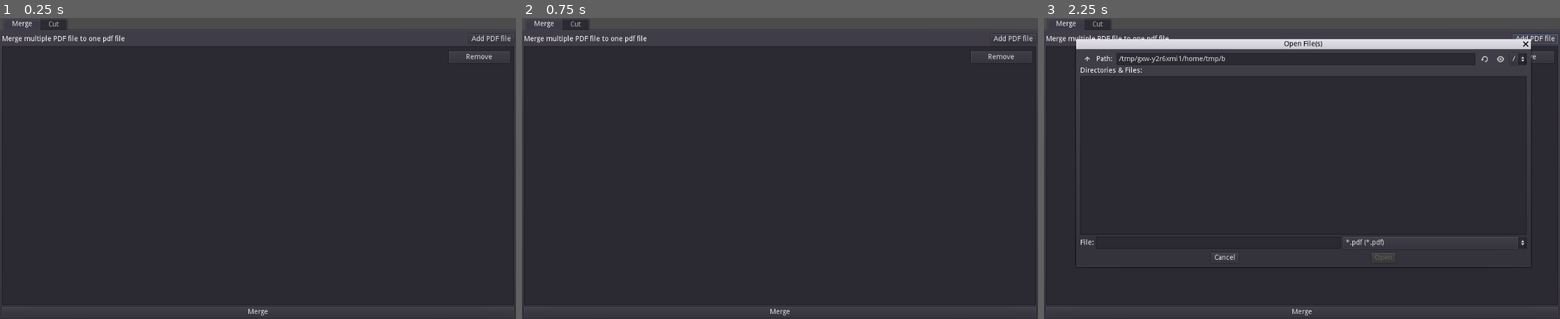
Above: before the commit, frames 1-3 (left to right).
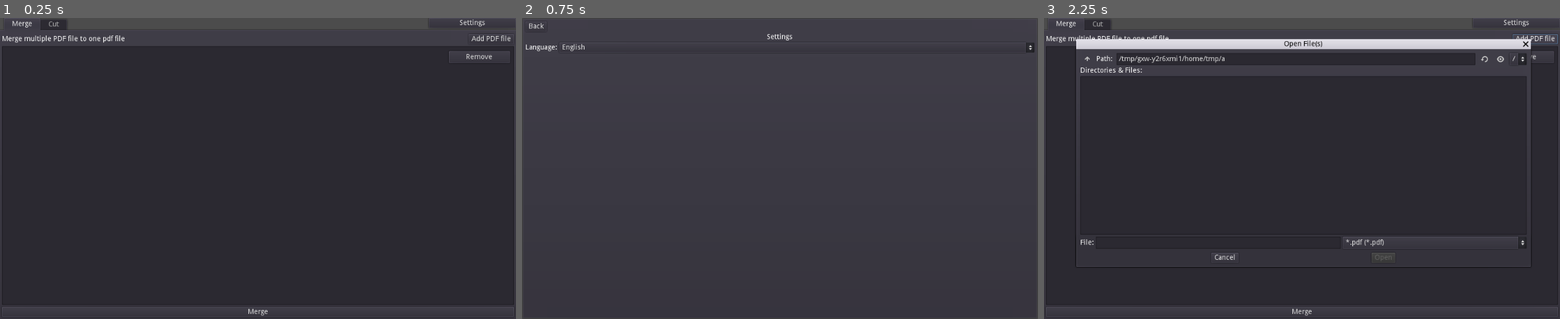
Above: after the commit, the same moments.

Repository: swip3798/OPT
Game: Godot game, scene res://screens/MainScreen.tscn
Two runs of this game, one before a commit and one after it. Both use one fixed random seed, a clock stepped at 60 frames per second and the inputs below. The engine's default icon, where the game draws it, is replaced by a stand-in: a white triangle on a blue panel in a dark square.
Inputs (mouse positions are in pixels of both pictures, inside the frame that each line leads up to):
- Up to frame 1 (0.25 s): no input
- Up to frame 2 (0.75 s): click (996, 24) at 0.5 s, where only the run after the commit has a clickable "Settings"
- Up to frame 3 (2.25 s): click (1059, 27) at 1.25 s, where only the run after the commit has a clickable "Back"; click "Add PDF file" at 2 s

The runs differ from the first frame. In frame 1, less than 0.1% of the frame differs, in the area x 89-94%, y 0-3%; in frame 2, 1.2%, in the area x 0-100%, y 0-99%; in frame 3, less than 0.1%.
Error after the commit: Invalid call. Nonexistent function 'get_language' in base 'TranslationServer'. (res://screens/Settings.gd:4)

Commit message:
Added settings

Diff:
--- a/project.godot
+++ b/project.godot
@@ -23,6 +23,7 @@
 
 Utility="*res://singletons/Utility.gd"
 PdfBackend="*res://singletons/PDFBackend.gd"
+Settings="*res://singletons/Settings.gd"
 
 [locale]
 
--- /dev/null
+++ b/screens/About.gd
@@ -0,0 +1,4 @@
+extends Control
+
+func _on_Back_pressed():
+	get_tree().change_scene("res://screens/MainScreen.tscn")
--- /dev/null
+++ b/screens/About.tscn
@@ -0,0 +1,65 @@
+[gd_scene load_steps=3 format=2]
+
+[ext_resource path="res://screens/Settings.gd" type="Script" id=1]
+[ext_resource path="res://screens/About.gd" type="Script" id=2]
+
+[node name="About" type="Control"]
+anchor_right = 1.0
+anchor_bottom = 1.0
+script = ExtResource( 2 )
+__meta__ = {
+"_edit_use_anchors_": false
+}
+
+[node name="PanelContainer" type="PanelContainer" parent="."]
+anchor_right = 1.0
+anchor_bottom = 1.0
+__meta__ = {
+"_edit_use_anchors_": false
+}
+
+[node name="VBoxContainer" type="VBoxContainer" parent="PanelContainer"]
+margin_left = 7.0
+margin_top = 7.0
+margin_right = 1017.0
+margin_bottom = 593.0
+
+[node name="Back" type="Button" parent="PanelContainer/VBoxContainer"]
+margin_right = 41.0
+margin_bottom = 20.0
+size_flags_horizontal = 0
+text = "back"
+
+[node name="Label" type="Label" parent="PanelContainer/VBoxContainer"]
+margin_top = 24.0
+margin_right = 1010.0
+margin_bottom = 38.0
+text = "settings"
+align = 1
+
+[node name="Settings" type="VBoxContainer" parent="PanelContainer/VBoxContainer"]
+margin_top = 42.0
+margin_right = 1010.0
+margin_bottom = 62.0
+script = ExtResource( 1 )
+
+[node name="HBoxContainer" type="HBoxContainer" parent="PanelContainer/VBoxContainer/Settings"]
+margin_right = 1010.0
+margin_bottom = 20.0
+
+[node name="Label" type="Label" parent="PanelContainer/VBoxContainer/Settings/HBoxContainer"]
+margin_top = 3.0
+margin_right = 60.0
+margin_bottom = 17.0
+text = "language:"
+
+[node name="OptionButton" type="OptionButton" parent="PanelContainer/VBoxContainer/Settings/HBoxContainer"]
+margin_left = 64.0
+margin_right = 1010.0
+margin_bottom = 20.0
+size_flags_horizontal = 3
+text = "english"
+items = [ "english", null, false, 0, null, "german", null, false, 1, null ]
+selected = 0
+[connection signal="pressed" from="PanelContainer/VBoxContainer/Back" to="." method="_on_Back_pressed"]
+[connection signal="item_selected" from="PanelContainer/VBoxContainer/Settings/HBoxContainer/OptionButton" to="PanelContainer/VBoxContainer/Settings" method="_on_OptionButton_item_selected"]
--- /dev/null
+++ b/screens/MainScreen.gd
@@ -0,0 +1,4 @@
+extends Control
+
+func _on_About_pressed():
+	get_tree().change_scene("res://screens/About.tscn")
--- a/screens/MainScreen.tscn
+++ b/screens/MainScreen.tscn
@@ -1,11 +1,13 @@
-[gd_scene load_steps=3 format=2]
+[gd_scene load_steps=4 format=2]
 
 [ext_resource path="res://screens/Merge.tscn" type="PackedScene" id=1]
 [ext_resource path="res://screens/Cut.tscn" type="PackedScene" id=2]
+[ext_resource path="res://screens/MainScreen.gd" type="Script" id=3]
 
 [node name="MainScreen" type="Control"]
 anchor_right = 1.0
 anchor_bottom = 1.0
+script = ExtResource( 3 )
 __meta__ = {
 "_edit_use_anchors_": false
 }
@@ -21,14 +23,25 @@
 }
 
 [node name="merge_tab_resize" parent="TabContainer" instance=ExtResource( 1 )]
+margin_left = 4.0
+margin_top = 32.0
+margin_right = -4.0
+margin_bottom = -4.0
+
+[node name="cut_tab_resize" parent="TabContainer" instance=ExtResource( 2 )]
 visible = false
 margin_left = 4.0
 margin_top = 32.0
 margin_right = -4.0
 margin_bottom = -4.0
 
-[node name="cut_tab_resize" parent="TabContainer" instance=ExtResource( 2 )]
-margin_left = 4.0
-margin_top = 32.0
-margin_right = -4.0
-margin_bottom = -4.0
+[node name="Settings" type="Button" parent="."]
+anchor_left = 1.0
+anchor_right = 1.0
+margin_left = -173.0
+margin_bottom = 20.0
+text = "settings"
+__meta__ = {
+"_edit_use_anchors_": false
+}
+[connection signal="pressed" from="Settings" to="." method="_on_About_pressed"]
--- /dev/null
+++ b/screens/Settings.gd
@@ -0,0 +1,13 @@
+extends VBoxContainer
+
+func _ready():
+	if TranslationServer.get_language() == "de":
+		$HBoxContainer/OptionButton.select(1)
+	else:
+		$HBoxContainer/OptionButton.select(0)
+
+func _on_OptionButton_item_selected(index):
+	if index == 0:
+		Settings.change_language("en")
+	elif index == 1:
+		Settings.change_language("de")
--- /dev/null
+++ b/singletons/Settings.gd
@@ -0,0 +1,48 @@
+extends Node
+
+var global_dict: Dictionary
+const persistent_path = "user://settings.dat"
+
+func _ready():
+	global_dict = {
+		"language": TranslationServer.get_locale()
+	}
+	_load_json()
+	change_language(get_value("language"))
+
+func set_value(name: String, value):
+	global_dict[name] = value
+	_save_json()
+
+func get_value(name: String):
+	return global_dict.get(name, null)
+
+func change_language(locale: String):
+	TranslationServer.set_locale(locale)
+	set_value("language", locale)
+
+func get_language() -> String:
+	return TranslationServer.get_locale()
+
+func _save_json():
+	var json: String = JSON.print(global_dict)
+	_save_file(json)
+
+func _load_json():
+	var json: String = _load_file()
+	global_dict = JSON.parse(json).result
+
+func _load_file():
+	var file: File = File.new()
+	if not file.file_exists(persistent_path):
+		_save_json()
+	file.open(persistent_path, File.READ)
+	var content:String = file.get_as_text()
+	file.close()
+	return content
+
+func _save_file(content: String):
+	var file: File = File.new()
+	file.open(persistent_path, File.WRITE)
+	file.store_string(content)
+	file.close()
--- a/translation/translation.csv
+++ b/translation/translation.csv
@@ -16,3 +16,9 @@
 cut_description,Choose a PDF file and cut it in two seperate PDF files.,Wähle ein PDF Dokument und zerteile in zwei neue PDF Dateien.
 choose_pdf_file,Choose a PDF file,Wähle ein PDF Dokument
 page,Page,Seite
+about,About,Über Open-PDF-Toolkit
+settings,Settings,Einstellungen
+back,Back,Zurück
+language:,Language:,Sprache:
+english,English,Englisch
+german,German,Deutsch
